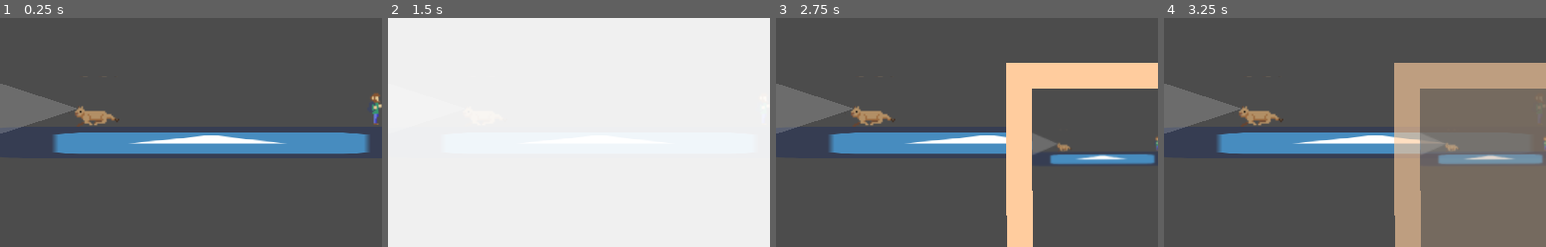
Above: before the commit, frames 1-4 (left to right).
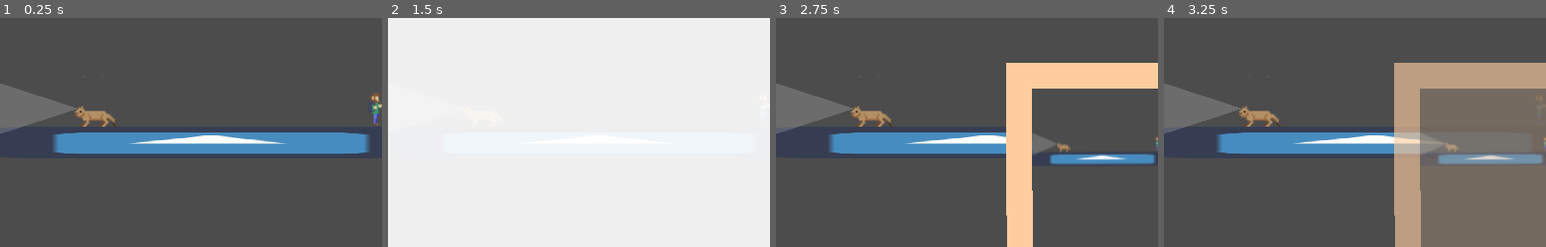
Above: after the commit, the same moments.

Repository: UHSGDC/Photographers-Hike
Game: Godot game, scene res://Minigames/StealthPlatformer/Cave.tscn
The game is run twice, just before and just after one commit, with the same random seed, the same clock (stepped at 60 frames per second) and the same inputs. This scene is started directly instead of the project's main scene. The engine's default icon, where the game draws it, is replaced by a stand-in: a white triangle on a blue panel in a dark square.
Inputs (mouse positions are % of the whole screen's width and height, from its top left):
- Up to frame 1 (0.25 s): no input
- Up to frame 2 (1.5 s): tap Enter at 0.5 s; move the mouse to (72, 45) at 0.52 s; hold Ctrl (interact) 0.53-1.28 s; hold D (right) from 0.53 s (still down); tap Space (jump) at 0.77, 1.25 s; move the mouse to (30, 55) at 1.27 s; tap C (take_picture) at 1.35 s
- Up to frame 3 (2.75 s): tap Space (jump) at 1.52 s; tap Enter at 2 s; move the mouse to (60, 28) at 2.02 s; release D (right) at 2.03 s; hold A (left) from 2.03 s (still down); hold Ctrl (interact) from 2.03 s (still down)
- Up to frame 4 (3.25 s): tap Space (jump) at 2.75, 3.02 s; move the mouse to (45, 70) at 2.77 s; release A (left) at 2.78 s; release Ctrl (interact) at 2.78 s; hold D (right) from 2.78 s (still down); tap C (take_picture) at 2.85 s
The pictures show only the part of the screen within x 0-50%, y 8-58%; the shares and areas given below are measured in that part.

The runs differ from the first frame. In frame 1, 0.2% of the frame differs, in the area x 20-32%, y 41-48%; in frame 2, less than 0.1%; in frame 3, 0.2%, in the area x 20-77%, y 41-59%; in frame 4, 0.2%.
Error in both runs: Invalid get index 'dialog_playing' (on base: 'Nil'). (res://Player/PlatformingPlayer.gd:83)

Commit message:
added sleep, walk, lick, pounce animations cougar

Diff:
--- a/PhotographersHike/Minigames/StealthPlatformer/Cougar.tscn
+++ b/PhotographersHike/Minigames/StealthPlatformer/Cougar.tscn
@@ -43,6 +43,73 @@
 "values": [ Vector2( 0, 5 ), Vector2( 1, 5 ), Vector2( 2, 5 ), Vector2( 3, 5 ), Vector2( 4, 5 ), Vector2( 5, 5 ), Vector2( 6, 5 ), Vector2( 7, 5 ), Vector2( 8, 5 ) ]
 }
 
+[sub_resource type="Animation" id=5]
+resource_name = "Sleep"
+loop = true
+tracks/0/type = "value"
+tracks/0/path = NodePath("Sprite:frame_coords")
+tracks/0/interp = 1
+tracks/0/loop_wrap = true
+tracks/0/imported = false
+tracks/0/enabled = true
+tracks/0/keys = {
+"times": PoolRealArray( 0, 0.1, 0.2, 0.3, 0.4, 0.5, 0.6, 0.7, 0.8, 0.9 ),
+"transitions": PoolRealArray( 1, 1, 1, 1, 1, 1, 1, 1, 1, 1 ),
+"update": 0,
+"values": [ Vector2( 0, 4 ), Vector2( 1, 4 ), Vector2( 2, 4 ), Vector2( 3, 4 ), Vector2( 4, 4 ), Vector2( 5, 4 ), Vector2( 6, 4 ), Vector2( 7, 4 ), Vector2( 8, 4 ), Vector2( 9, 4 ) ]
+}
+
+[sub_resource type="Animation" id=6]
+resource_name = "lick"
+length = 1.3
+loop = true
+tracks/0/type = "value"
+tracks/0/path = NodePath("Sprite:frame_coords")
+tracks/0/interp = 1
+tracks/0/loop_wrap = true
+tracks/0/imported = false
+tracks/0/enabled = true
+tracks/0/keys = {
+"times": PoolRealArray( 0, 0.1, 0.2, 0.3, 0.4, 0.5, 0.6, 0.7, 0.8, 0.9, 1, 1.1, 1.2 ),
+"transitions": PoolRealArray( 1, 1, 1, 1, 1, 1, 1, 1, 1, 1, 1, 1, 1 ),
+"update": 1,
+"values": [ Vector2( 0, 2 ), Vector2( 1, 2 ), Vector2( 2, 2 ), Vector2( 3, 2 ), Vector2( 4, 2 ), Vector2( 5, 2 ), Vector2( 6, 2 ), Vector2( 7, 2 ), Vector2( 8, 2 ), Vector2( 9, 2 ), Vector2( 10, 2 ), Vector2( 11, 2 ), Vector2( 12, 2 ) ]
+}
+
+[sub_resource type="Animation" id=7]
+resource_name = "pounce"
+length = 0.4
+loop = true
+tracks/0/type = "value"
+tracks/0/path = NodePath("Sprite:frame_coords")
+tracks/0/interp = 1
+tracks/0/loop_wrap = true
+tracks/0/imported = false
+tracks/0/enabled = true
+tracks/0/keys = {
+"times": PoolRealArray( 0, 0.1, 0.2, 0.3 ),
+"transitions": PoolRealArray( 1, 1, 1, 1 ),
+"update": 1,
+"values": [ Vector2( 0, 1 ), Vector2( 1, 1 ), Vector2( 2, 1 ), Vector2( 3, 1 ) ]
+}
+
+[sub_resource type="Animation" id=8]
+resource_name = "walk"
+length = 0.5
+loop = true
+tracks/0/type = "value"
+tracks/0/path = NodePath("Sprite:frame_coords")
+tracks/0/interp = 1
+tracks/0/loop_wrap = true
+tracks/0/imported = false
+tracks/0/enabled = true
+tracks/0/keys = {
+"times": PoolRealArray( 0, 0.1, 0.2, 0.3, 0.4 ),
+"transitions": PoolRealArray( 1, 1, 1, 1, 1 ),
+"update": 1,
+"values": [ Vector2( 0, 3 ), Vector2( 1, 3 ), Vector2( 2, 3 ), Vector2( 3, 3 ), Vector2( 4, 3 ) ]
+}
+
 [node name="Cougar" type="KinematicBody2D"]
 collision_layer = 0
 script = ExtResource( 1 )
@@ -69,7 +136,8 @@
 flip_h = true
 hframes = 13
 vframes = 6
-frame = 69
+frame = 66
+region_rect = Rect2( 114.3, 96.6375, 71.1784, 5.47526 )
 
 [node name="VisionCone" type="Area2D" parent="."]
 position = Vector2( -8, -6 )
@@ -121,6 +189,10 @@
 [node name="AnimationPlayer" type="AnimationPlayer" parent="."]
 anims/Jump = SubResource( 3 )
 anims/Run = SubResource( 4 )
+anims/Sleep = SubResource( 5 )
+anims/lick = SubResource( 6 )
+anims/pounce = SubResource( 7 )
+anims/walk = SubResource( 8 )
 
 [connection signal="body_entered" from="VisionCone" to="." method="_on_VisionCone_body_entered"]
 [connection signal="body_entered" from="SleepingDetection" to="." method="_on_SleepingDetection_body_entered"]
Not shown: 1 places in PhotographersHike/Minigames/StealthPlatformer/Cougar.tscn that only renumber resources
